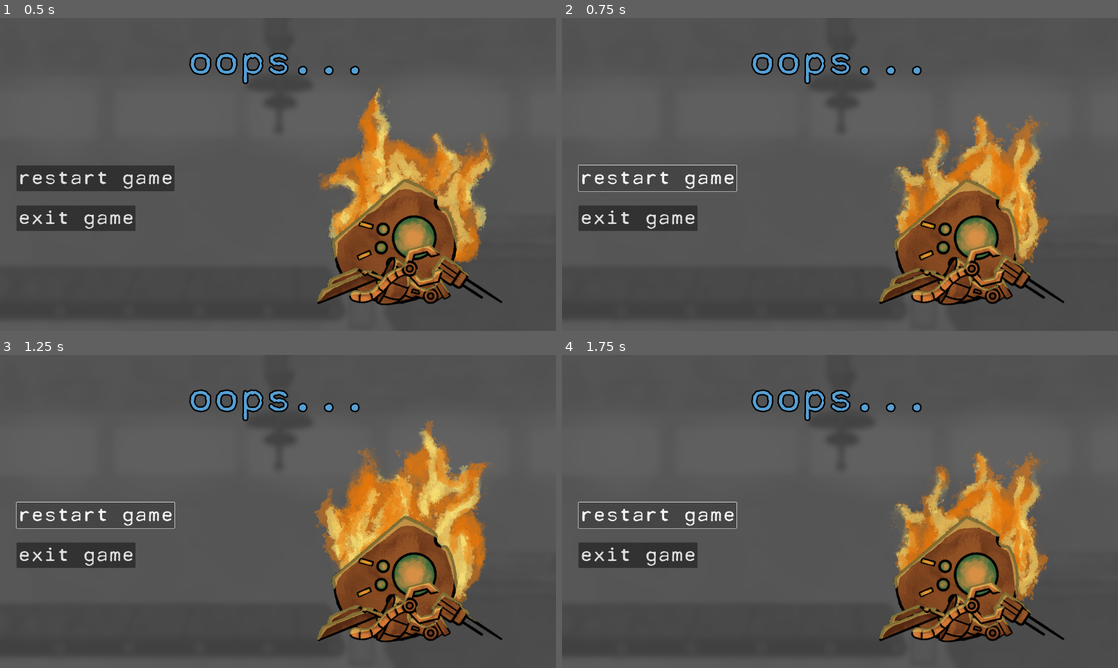
Above: before the commit, frames 1-4 (two rows, left to right).
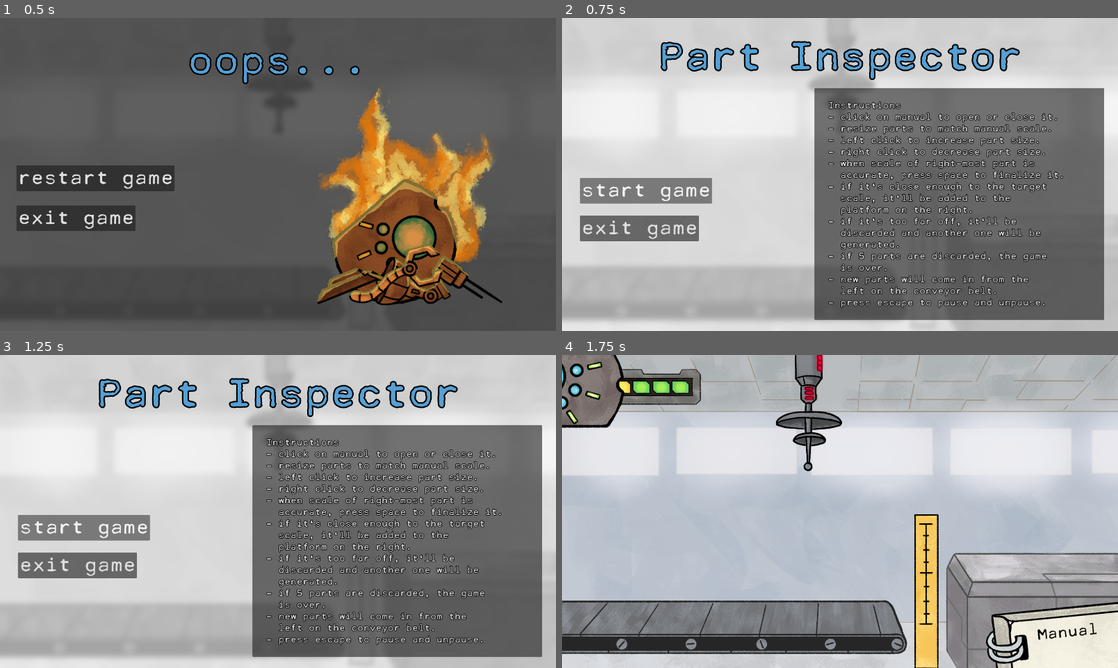
Above: after the commit, the same moments.

Repository: saadjiqbal/tip-the-scales
Game: Godot game, scene res://scenes/lose_screen.tscn
Same seed, same stepped clock (60 frames per second), same inputs: the game is played once before the commit and once after it. This scene is started directly instead of the project's main scene.
Inputs (mouse positions are in pixels of both pictures, inside the frame that each line leads up to):
- Up to frame 1 (0.5 s): no input
- Up to frame 2 (0.75 s): click "restart game" at 0.5 s
- Up to frame 3 (1.25 s): no input
- Up to frame 4 (1.75 s): click (656, 514) at 1.25 s, where only the run before the commit has a clickable "restart game"

Frame 1 is identical in both runs. In frame 2, 76% of the frame differs, in the area x 0-100%, y 0-100%; in frame 3, 78%; in frame 4, 98%.

Commit message:
win-lose screen tweaks

Diff:
--- a/scenes/lose_screen.gd
+++ b/scenes/lose_screen.gd
@@ -2,3 +2,9 @@
 
 func _ready() -> void:
 	$FireAnimation.play("fire")
+
+func _on_restart_button_pressed() -> void:
+	get_tree().change_scene_to_file("res://scenes/main_menu.tscn")
+
+func _on_quit_button_pressed() -> void:
+	get_tree().quit()
--- a/scenes/lose_screen.tscn
+++ b/scenes/lose_screen.tscn
@@ -92,4 +92,7 @@
 position = Vector2(1398, 558)
 sprite_frames = SubResource("SpriteFrames_e6kmd")
 animation = &"fire"
-frame_progress = 0.573503
+frame_progress = 0.785261
+
+[connection signal="pressed" from="RestartButton" to="." method="_on_restart_button_pressed"]
+[connection signal="pressed" from="QuitButton" to="." method="_on_quit_button_pressed"]
--- a/scenes/win_screen.gd
+++ b/scenes/win_screen.gd
@@ -1,14 +1,7 @@
 extends Control
 
+func _on_quit_button_pressed() -> void:
+	get_tree().quit()
 
-# Called when the node enters the scene tree for the first time.
-func _ready() -> void:
-	pass # Replace with function body.
-
-
-# Called every frame. 'delta' is the elapsed time since the previous frame.
-func _process(delta: float) -> void:
-	pass
-
-	get_tree().paused = false
+func _on_restart_game_pressed() -> void:
 	get_tree().change_scene_to_file("res://scenes/main_menu.tscn")
--- a/scenes/win_screen.tscn
+++ b/scenes/win_screen.tscn
@@ -97,3 +97,6 @@
 theme = ExtResource("4_75wbx")
 text = "exit game
 "
+
+[connection signal="pressed" from="RestartGame" to="." method="_on_restart_game_pressed"]
+[connection signal="pressed" from="QuitButton" to="." method="_on_quit_button_pressed"]
